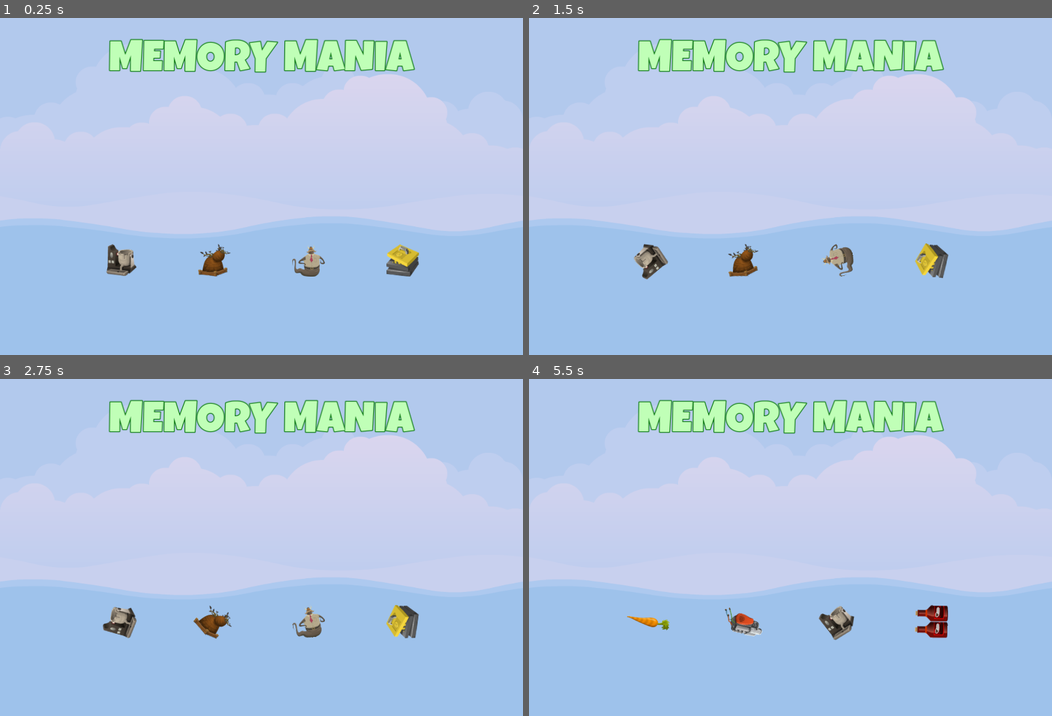
Above: before the commit, frames 1-4 (two rows, left to right).
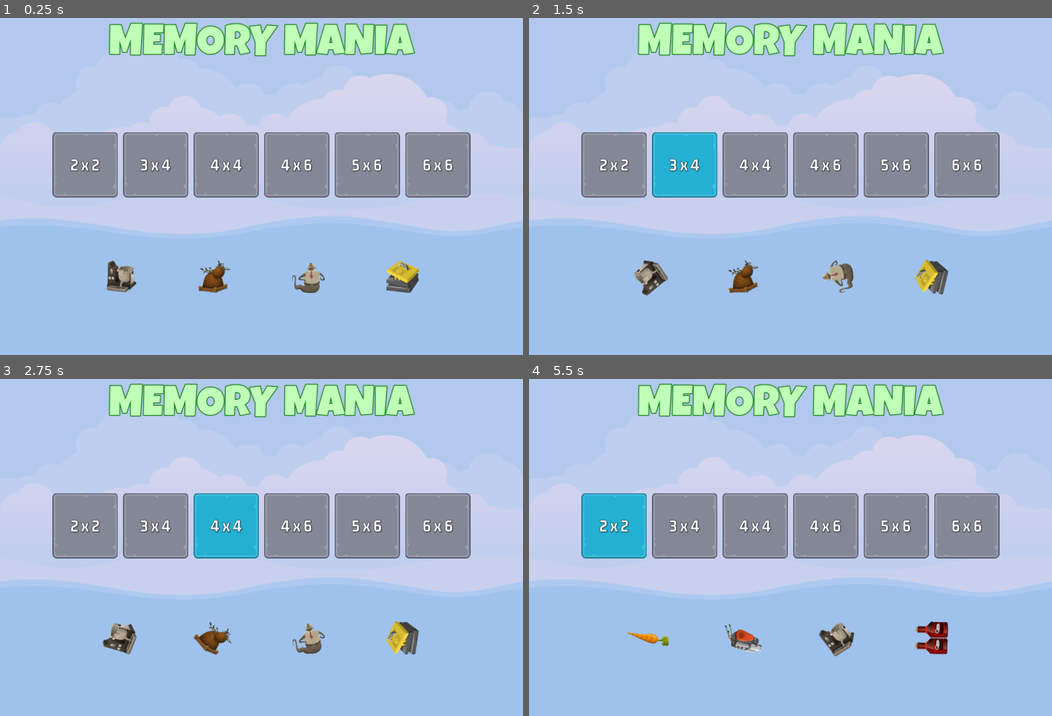
Above: after the commit, the same moments.

Repository: jFinton/MemoryMania
Game: Godot game, scene res://master_scene/master_scene.tscn
The game is run twice, just before and just after one commit, with the same random seed, the same clock (stepped at 60 frames per second) and the same inputs.
Inputs (mouse positions are in pixels of both pictures, inside the frame that each line leads up to):
- Up to frame 1 (0.25 s): no input
- Up to frame 2 (1.5 s): click (612, 166) at 0.5 s, where only the run after the commit has a clickable "2 x 2"; click (685, 166) at 1.25 s, where only the run after the commit has a clickable "3 x 4"
- Up to frame 3 (2.75 s): click (224, 527) at 2 s, where only the run after the commit has a clickable "4 x 4"
- Up to frame 4 (5.5 s): click (827, 527) at 2.75 s, where only the run after the commit has a clickable "4 x 6"; click (895, 527) at 3.5 s, where only the run after the commit has a clickable "5 x 6"; click (968, 527) at 4.25 s, where only the run after the commit has a clickable "6 x 6"; click (612, 527) at 5 s, where only the run after the commit has a clickable "2 x 2"

The runs differ from the first frame. In frame 1, 23% of the frame differs, in the area x 10-90%, y 1-82%; in frame 2, 23%; in frame 3, 23%; in frame 4, 23%.

Commit message:
Finished Level Button Design
Finished created the Level Button Design, as well as built Sound Manager

Diff:
--- /dev/null
+++ b/assets/fonts/GM_32_White.tres
@@ -0,0 +1,11 @@
+[gd_resource type="LabelSettings" load_steps=2 format=3 uid="uid://xi3tnwm1d7wc"]
+
+[ext_resource type="FontFile" uid="uid://5h2dn8tn6pos" path="res://assets/fonts/gemunu-libre-v8-latin-700.ttf" id="1_m4hmj"]
+
+[resource]
+font = ExtResource("1_m4hmj")
+font_size = 32
+outline_size = 3
+outline_color = Color(0, 0, 0, 0.698039)
+shadow_size = 3
+shadow_color = Color(0, 0, 0, 0.309804)
--- /dev/null
+++ b/assets/fonts/LG_84_LightGreen.tres
@@ -0,0 +1,10 @@
+[gd_resource type="LabelSettings" load_steps=2 format=3 uid="uid://chjnfhvria8fq"]
+
+[ext_resource type="FontFile" uid="uid://bxm3nyddiamls" path="res://assets/fonts/LuckiestGuy-Regular.ttf" id="1_b8eo5"]
+
+[resource]
+font = ExtResource("1_b8eo5")
+font_size = 84
+font_color = Color(0.752941, 1, 0.717647, 1)
+outline_size = 6
+outline_color = Color(0.0117647, 0.45098, 0.0352941, 1)
--- /dev/null
+++ b/level_button/level_button.gd
@@ -0,0 +1,22 @@
+extends TextureButton
+
+@onready var label: Label = $Label
+@onready var sound: AudioStreamPlayer = $Sound
+
+
+var _level_number: int = 0
+
+
+# Called when the node enters the scene tree for the first time.
+func _ready() -> void:
+	pass
+
+
+func set_level_number(level_number: int) -> void:
+	_level_number = level_number
+	var l_data = GameManager.LEVELS[_level_number]
+	label.text = "%s x %s" % [l_data["rows"], l_data["cols"]]
+
+
+func _on_pressed() -> void:
+	SoundManager.play_button_click(sound)
--- /dev/null
+++ b/level_button/level_button.tscn
@@ -0,0 +1,42 @@
+[gd_scene load_steps=6 format=3 uid="uid://dt8mmumfxl3gc"]
+
+[ext_resource type="Texture2D" uid="uid://c4c0i4vaifssu" path="res://assets/ui/level_select_frame_128.png" id="1_ttpl2"]
+[ext_resource type="Texture2D" uid="uid://otj1tthvyxek" path="res://assets/ui/level_select_frame_select_128.png" id="2_wu4um"]
+[ext_resource type="Texture2D" uid="uid://yqp66xg6jl11" path="res://assets/ui/level_select_frame_hover_128.png" id="3_3nn53"]
+[ext_resource type="LabelSettings" uid="uid://xi3tnwm1d7wc" path="res://assets/fonts/GM_32_White.tres" id="4_1hiut"]
+[ext_resource type="Script" path="res://level_button/level_button.gd" id="4_kg4kh"]
+
+[node name="LevelButton" type="TextureButton"]
+anchors_preset = 8
+anchor_left = 0.5
+anchor_top = 0.5
+anchor_right = 0.5
+anchor_bottom = 0.5
+offset_left = -64.0
+offset_top = -64.0
+offset_right = 64.0
+offset_bottom = 64.0
+grow_horizontal = 2
+grow_vertical = 2
+pivot_offset = Vector2(64, 64)
+texture_normal = ExtResource("1_ttpl2")
+texture_pressed = ExtResource("2_wu4um")
+texture_hover = ExtResource("3_3nn53")
+script = ExtResource("4_kg4kh")
+
+[node name="Label" type="Label" parent="."]
+layout_mode = 1
+anchors_preset = 15
+anchor_right = 1.0
+anchor_bottom = 1.0
+grow_horizontal = 2
+grow_vertical = 2
+text = "0 x 0"
+label_settings = ExtResource("4_1hiut")
+horizontal_alignment = 1
+vertical_alignment = 1
+
+[node name="Sound" type="AudioStreamPlayer" parent="."]
+volume_db = -0.745
+
+[connection signal="pressed" from="." to="." method="_on_pressed"]
--- /dev/null
+++ b/main_screen/main_screen.gd
@@ -0,0 +1,21 @@
+extends Control
+
+
+@export var level_button_scene: PackedScene
+@onready var hb_levels: HBoxContainer = $VB/HBLevels
+
+
+# Called when the node enters the scene tree for the first time.
+func _ready() -> void:
+	setup_level_grid()
+
+
+func setup_level_grid() -> void:
+	for level in GameManager.LEVELS:
+		create_level_button(level) #level is the key, LEVELS[level] would be value
+
+
+func create_level_button(level_num: int) -> void:
+	var new_level_button = level_button_scene.instantiate()
+	hb_levels.add_child(new_level_button)
+	new_level_button.set_level_number(level_num)
--- a/main_screen/main_screen.tscn
+++ b/main_screen/main_screen.tscn
@@ -1,14 +1,9 @@
-[gd_scene load_steps=4 format=3 uid="uid://bxnxfdquqn6pj"]
+[gd_scene load_steps=5 format=3 uid="uid://bxnxfdquqn6pj"]
 
-[ext_resource type="FontFile" uid="uid://bxm3nyddiamls" path="res://assets/fonts/LuckiestGuy-Regular.ttf" id="1_p7tpb"]
+[ext_resource type="Script" path="res://main_screen/main_screen.gd" id="1_bpaqn"]
+[ext_resource type="LabelSettings" uid="uid://chjnfhvria8fq" path="res://assets/fonts/LG_84_LightGreen.tres" id="1_vhp0d"]
+[ext_resource type="PackedScene" uid="uid://dt8mmumfxl3gc" path="res://level_button/level_button.tscn" id="2_bv38c"]
 [ext_resource type="PackedScene" uid="uid://b788t8yfflqj2" path="res://front_sprite/front_sprite.tscn" id="2_xxgda"]
-
-[sub_resource type="LabelSettings" id="LabelSettings_4m673"]
-font = ExtResource("1_p7tpb")
-font_size = 84
-font_color = Color(0.752941, 1, 0.717647, 1)
-outline_size = 6
-outline_color = Color(0.0117647, 0.45098, 0.0352941, 1)
 
 [node name="MainScreen" type="Control"]
 layout_mode = 3
@@ -17,6 +12,8 @@
 anchor_bottom = 1.0
 grow_horizontal = 2
 grow_vertical = 2
+script = ExtResource("1_bpaqn")
+level_button_scene = ExtResource("2_bv38c")
 
 [node name="ColorRect" type="ColorRect" parent="."]
 layout_mode = 1
@@ -42,7 +39,7 @@
 [node name="TitleLabel" type="Label" parent="VB"]
 layout_mode = 2
 text = "MEMORY MANIA"
-label_settings = SubResource("LabelSettings_4m673")
+label_settings = ExtResource("1_vhp0d")
 horizontal_alignment = 1
 vertical_alignment = 1
 
@@ -53,6 +50,7 @@
 [node name="HBLevels" type="HBoxContainer" parent="VB"]
 layout_mode = 2
 size_flags_horizontal = 4
+theme_override_constants/separation = 10
 
 [node name="Spacer3" type="Control" parent="VB"]
 layout_mode = 2
--- a/project.godot
+++ b/project.godot
@@ -17,7 +17,9 @@
 
 [autoload]
 
+GameManager="*res://singletons/game_manager.gd"
 ImageManager="*res://singletons/image_manager.gd"
+SoundManager="*res://singletons/sound_manager.gd"
 
 [display]
 
--- /dev/null
+++ b/singletons/game_manager.gd
@@ -0,0 +1,11 @@
+extends Node
+
+
+const LEVELS: Dictionary = {
+	1: { "rows": 2, "cols": 2},
+	2: { "rows": 3, "cols": 4},
+	3: { "rows": 4, "cols": 4},
+	4: { "rows": 4, "cols": 6},
+	5: { "rows": 5, "cols": 6},
+	6: { "rows": 6, "cols": 6}
+}
--- /dev/null
+++ b/singletons/sound_manager.gd
@@ -0,0 +1,31 @@
+extends Node
+
+
+const SOUND_MAIN_MENU = "main"
+const SOUND_IN_GAME = "ingame"
+const SOUND_SUCCESS = "success"
+const SOUND_GAME_OVER = "gameover"
+const SOUND_SELECT_TILE = "tile"
+const SOUND_SELECT_BUTTON = "button"
+
+
+const SOUNDS: Dictionary = {
+	SOUND_MAIN_MENU: preload("res://assets/sounds/bgm_action_3.mp3"),
+	SOUND_IN_GAME: preload("res://assets/sounds/bgm_action_4.mp3"),
+	SOUND_SUCCESS: preload("res://assets/sounds/sfx_sounds_fanfare3.wav"),
+	SOUND_GAME_OVER: preload("res://assets/sounds/sfx_sounds_powerup12.wav"),
+	SOUND_SELECT_TILE: preload("res://assets/sounds/sfx_sounds_impact1.wav"),
+	SOUND_SELECT_BUTTON: preload("res://assets/sounds/sfx_sounds_impact7.wav")
+}
+
+
+func play_sound(player: AudioStreamPlayer, key: String) -> void:
+	if not SOUNDS.has(key): return
+
+	player.stop()
+	player.stream = SOUNDS[key]
+	player.play()
+
+
+func play_button_click(player: AudioStreamPlayer) -> void:
+	play_sound(player, SOUND_SELECT_BUTTON)
